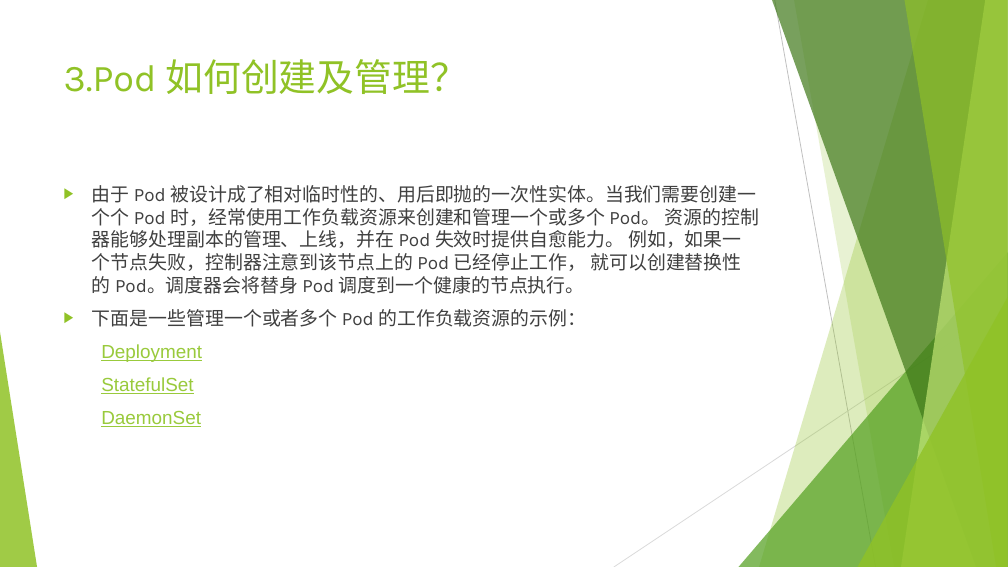
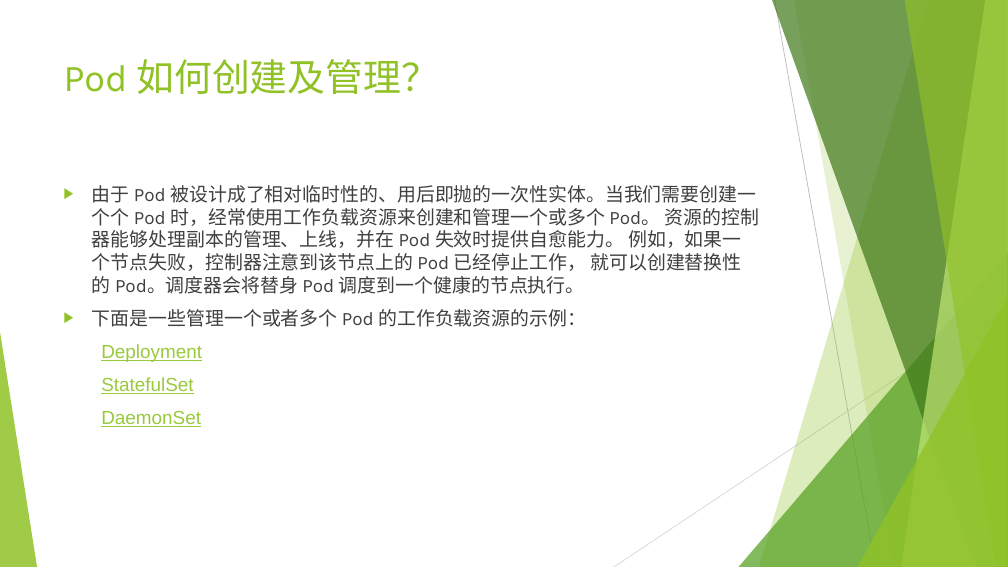
Before and after one commit to qinyudong89/qinyudong.github.io, a slide deck: slide 16 of _posts/k8s/Kubernetes原理.pptx (slide 5 before the commit). Drawn at 1008x567 pixels with LibreOffice and Linux fonts; fonts in the diff are those of the drawing. Boxes give left, top, right and bottom in pixels: in the first picture for what was removed or moved away, otherwise in the second. Text is boxed around its words. In the diff, an @@ line names an element or a change of style, - is before the commit and + after.

```diff
--- a/_posts/k8s/Kubernetes原理.pptx
+++ b/_posts/k8s/Kubernetes原理.pptx
@@ title at (64,59,438,94): text changed @@
-3.Pod 如何创建及管理？
+Pod 如何创建及管理？
```
Also in this commit, not shown: 6 other slides changed, 14 slides added.
